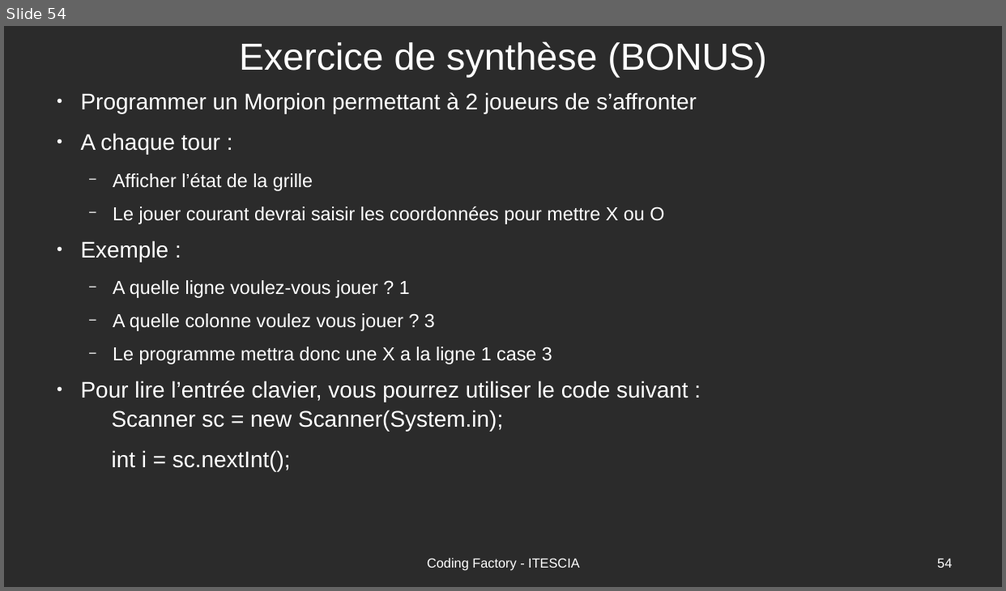
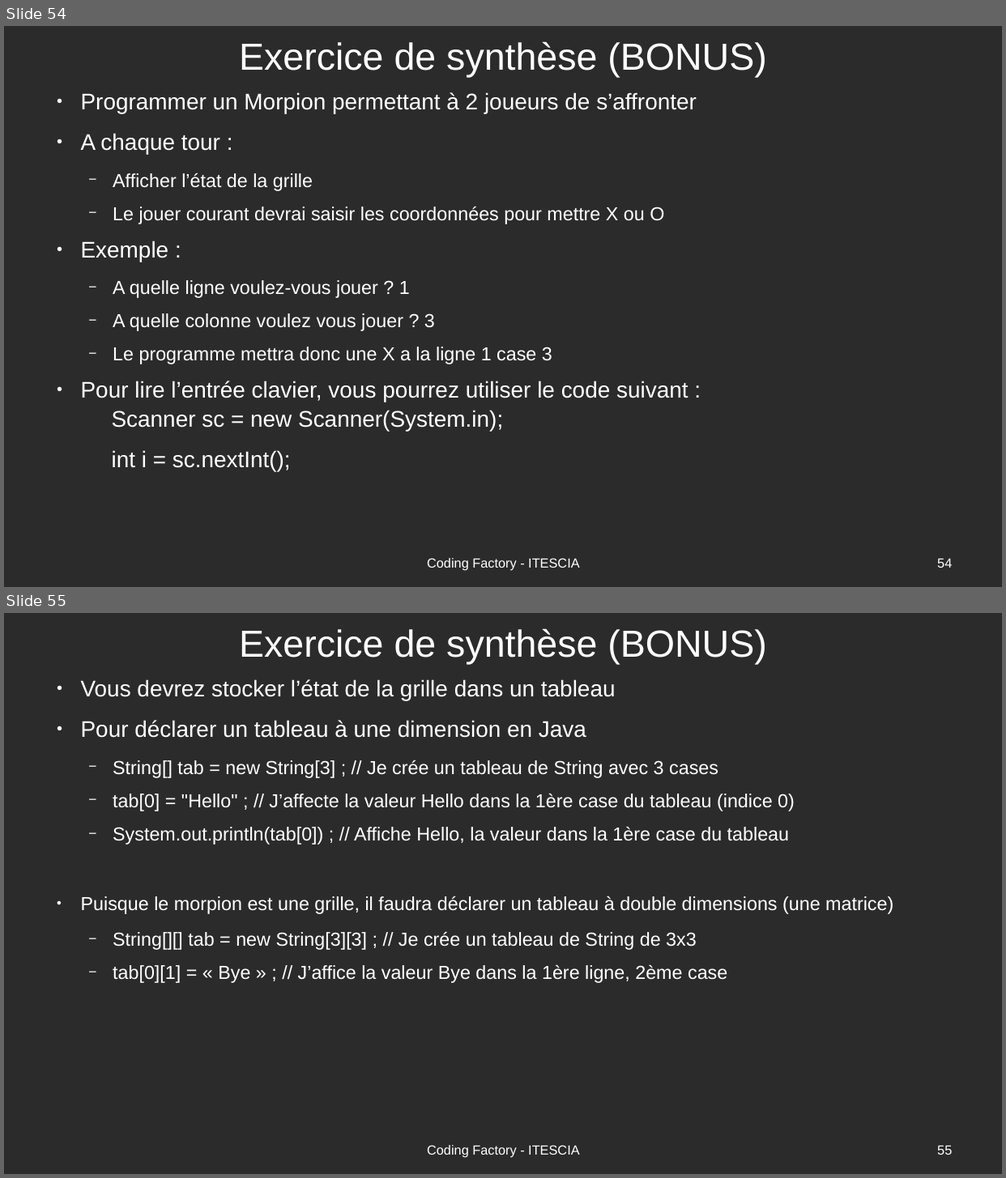
Before and after one commit to Romuald78/codingdojo_studentplugin, a slide deck: resources/doc/piscine_codingfactory-cours.odp. Shown one above the other, each under a label of ours: slide 54 before the commit, slides 54 and 55 after it. The pictures are 1006x591 and 1006x1178 pixels, drawn with LibreOffice and Linux fonts; fonts in the diff are those of the drawing; background and template pictures are left out; a plain dark background stands for a picture behind light text. Boxes give left, top, right and bottom in pixels: in the first picture for what was removed or moved away, otherwise in the second. Text is boxed around its words. In the diff, an @@ line names an element or a change of style, - is before the commit and + after.

```diff
--- a/resources/doc/piscine_codingfactory-cours.odp
+++ b/resources/doc/piscine_codingfactory-cours.odp
@@ slide 55 added at <box>4,613,1002,1174</box>, background picture (left out) @@
@@ title added at <box>239,628,766,664</box>, 40 pt, text #FFFFFF @@
+Exercice de synthèse (BONUS)
@@ text added at <box>81,720,893,983</box>, 20 pt, text #FFFFFF @@
+● Vous devrez stocker l’état de la grille dans un tableau
+● Pour déclarer un tableau à une dimension en Java
+  − String[] tab = new String[3] ; // Je crée un tableau de String avec 3 cases
+  − tab[0] = "Hello" ; // J’affecte la valeur Hello dans la 1ère case du tableau (indice 0)
+  − System.out.println(tab[0]) ; // Affiche Hello, la valeur dans la 1ère case du tableau
+● Puisque le morpion est une grille, il faudra déclarer un tableau à double dimensions (une matrice)
+  − String[][] tab = new String[3][3] ; // Je crée un tableau de String de 3x3
+  − tab[0][1] = « Bye » ; // J’affice la valeur Bye dans la 1ère ligne, 2ème case
@@ text added at <box>427,1145,579,1158</box>, 14 pt, text #FFFFFF @@
+Coding Factory - ITESCIA
@@ page number added at <box>937,1145,952,1155</box>, 14 pt, text #FFFFFF @@
+55
```
Also in this commit, not shown: 1 other slide added, 3 other files.
